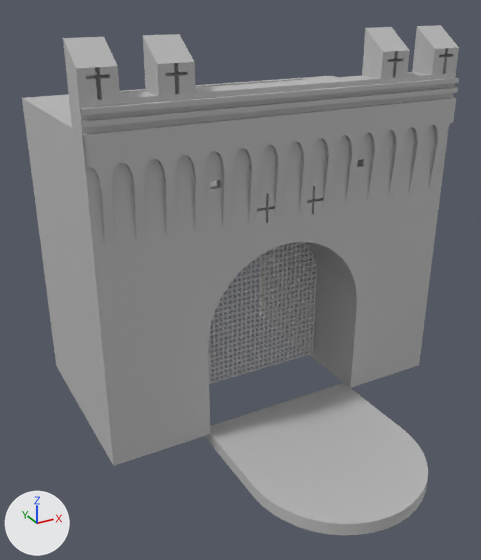
The FBX model project2/scenes/GateHouse.fbx, before and after one commit.
One viewpoint serves both versions: a camera (50 mm lens) standing at (10.5, -1.4, 21.8) and looking at (25.6, 26.2, 8.0). Every picture has the same lights, and +X, +Y and +Z are marked at lower left. Where no turn or scale is listed for an object, it has been applied to the vertices. Vertices at the same position are counted once.
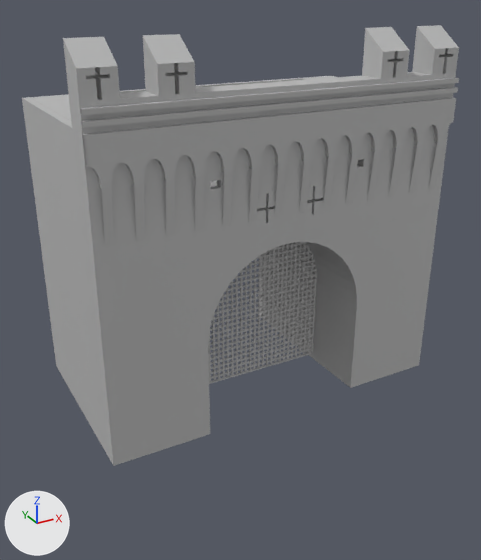
Boxes [x1, y1, x2, y2] around the edits, measured in the pictures (481 x 560 px):
'polySurface4', reshaped (63% shorter): before [80, 78, 459, 535]; after [80, 78, 459, 247]
part 1 of me_mesh_063, deleted: before [205, 383, 428, 535]

The edits, one by one:
me_mesh_063 has 756 vertices, 736 faces and spans x -10.0..10.0, y -5.0..5.0, z -9.0..9.0.
me_mesh_063 is used by ob_polysurface4; location (27.8, 20.65, 8.38).
me_mesh_063 part 1: the loose piece of 92 vertices spanning x -4.6..4.6, y -5.0..5.0, z -9.0..-8.4 is deleted.
